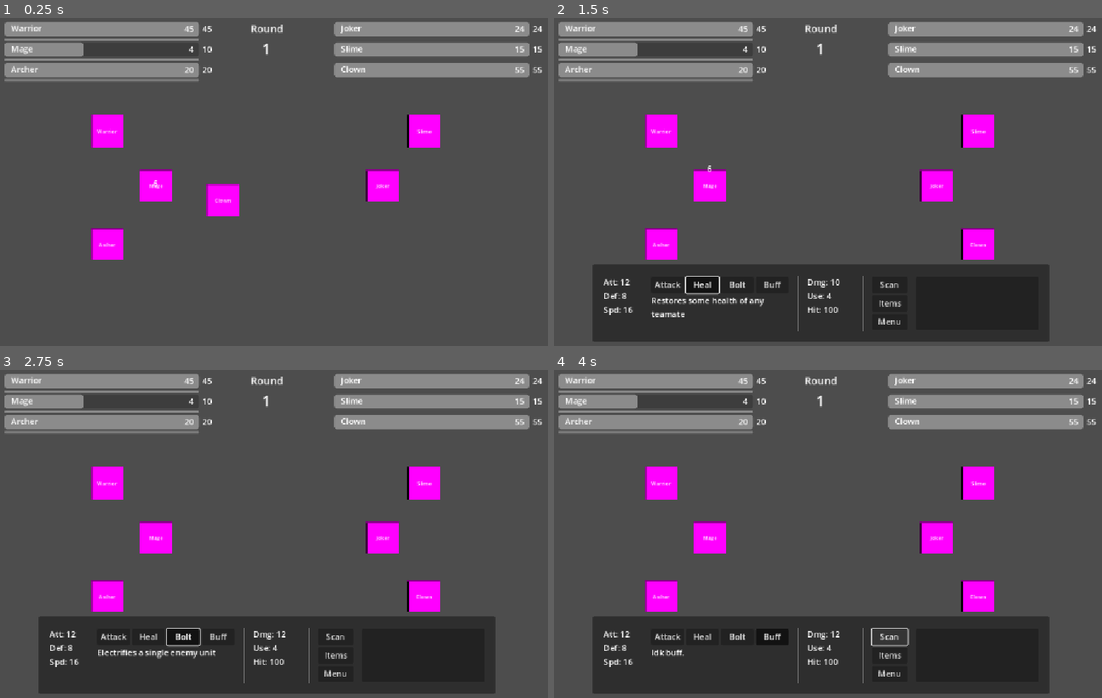
Above: before the commit, frames 1-4 (two rows, left to right).
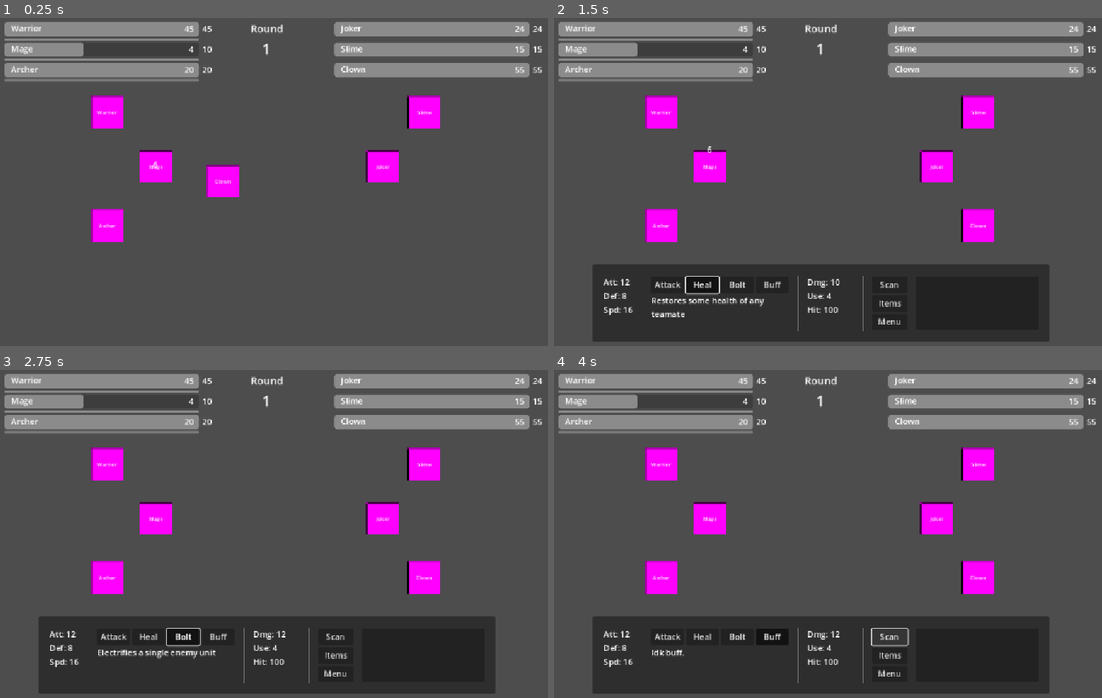
Above: after the commit, the same moments.

Repository: rockgem/imphie-rpg
Game: Godot game, scene res://scenes/World.tscn
The game is run twice, just before and just after one commit, with the same random seed, the same clock (stepped at 60 frames per second) and the same inputs.
Inputs:
- Up to frame 1 (0.25 s): no input
- Up to frame 2 (1.5 s): click "Attack" at 0.5 s; click "Heal" at 1.25 s
- Up to frame 3 (2.75 s): click "Bolt" at 2 s
- Up to frame 4 (4 s): click "Buff" at 2.75 s; click "Scan" at 3.5 s

The runs differ from the first frame. In frame 1, 4.3% of the frame differs, in the area x 16-81%, y 23-74%; in frame 2, 4.3%; in frame 3, 4.3%; in frame 4, 4.3%.

Commit message:
Update World.tscn

Diff:
--- a/scenes/World.tscn
+++ b/scenes/World.tscn
@@ -11,34 +11,34 @@
 [node name="PlayerSpawnPoints" type="Node2D" parent="."]
 
 [node name="PlayerSpawnPoint" type="Node2D" parent="PlayerSpawnPoints"]
-position = Vector2(264, 220)
+position = Vector2(264, 183)
 
 [node name="PlayerSpawnPoint2" type="Node2D" parent="PlayerSpawnPoints"]
-position = Vector2(359, 326)
+position = Vector2(359, 289)
 
 [node name="PlayerSpawnPoint3" type="Node2D" parent="PlayerSpawnPoints"]
-position = Vector2(264, 441)
+position = Vector2(264, 404)
 
 [node name="PlayerSpawnPoint4" type="Node2D" parent="PlayerSpawnPoints"]
-position = Vector2(134, 220)
+position = Vector2(134, 183)
 
 [node name="PlayerSpawnPoint5" type="Node2D" parent="PlayerSpawnPoints"]
-position = Vector2(134, 441)
+position = Vector2(134, 404)
 
 [node name="EnemySpawnPoints" type="Node2D" parent="."]
 position = Vector2(442, 0)
 
 [node name="PlayerSpawnPoint2" type="Node2D" parent="EnemySpawnPoints"]
-position = Vector2(359, 326)
+position = Vector2(359, 289)
 
 [node name="PlayerSpawnPoint4" type="Node2D" parent="EnemySpawnPoints"]
-position = Vector2(440, 220)
+position = Vector2(440, 183)
 
 [node name="PlayerSpawnPoint5" type="Node2D" parent="EnemySpawnPoints"]
-position = Vector2(440, 441)
+position = Vector2(440, 404)
 
 [node name="PlayerSpawnPoint" type="Node2D" parent="EnemySpawnPoints"]
-position = Vector2(570, 220)
+position = Vector2(570, 183)
 
 [node name="PlayerSpawnPoint3" type="Node2D" parent="EnemySpawnPoints"]
-position = Vector2(570, 441)
+position = Vector2(570, 404)
